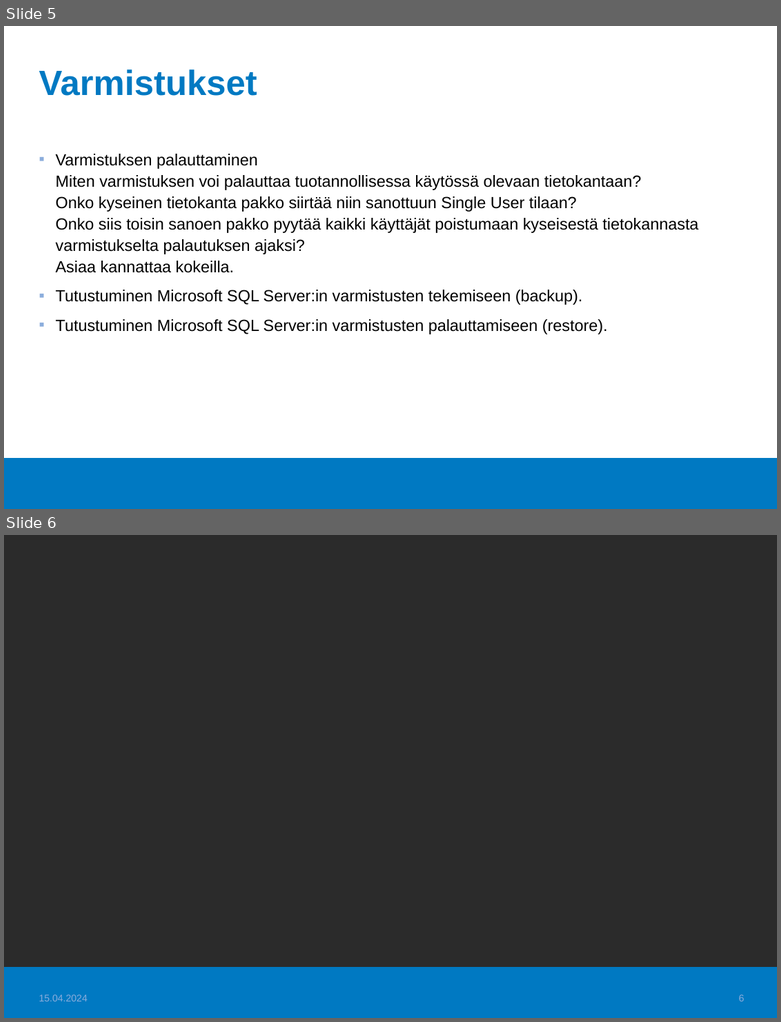
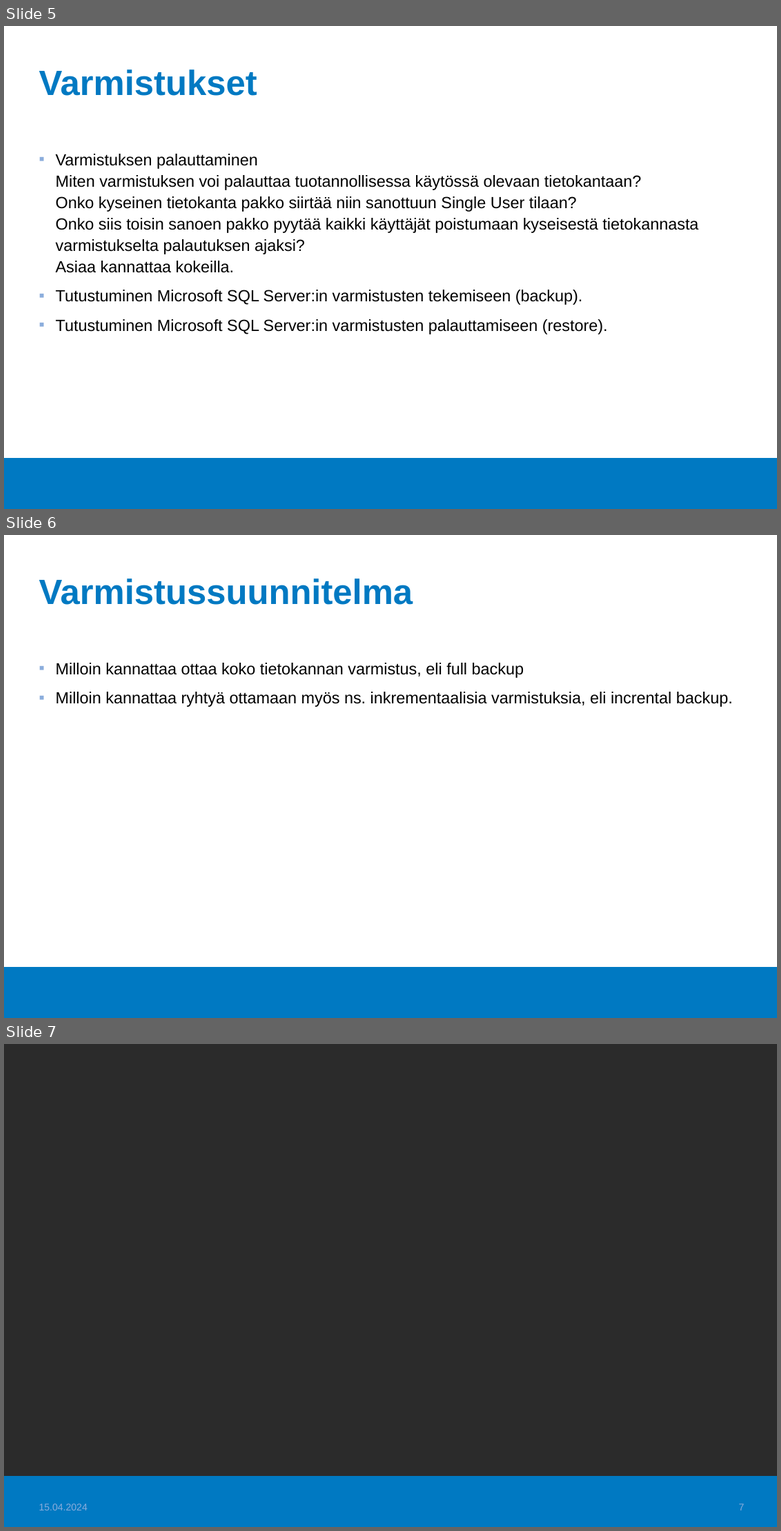
Before and after one commit to Tietokantahallinta/Tietokantahallinta.github.io, a slide deck: luennot/viikko04/Luentokalvot_04.odp. Shown one above the other, each under a label of ours: slides 5 and 6 before the commit, slides 5, 6 and 7 after it. The pictures are 781x1022 and 781x1531 pixels, drawn with LibreOffice and Linux fonts; fonts in the diff are those of the drawing; background and template pictures are left out; a plain dark background stands for a picture behind light text. Boxes give left, top, right and bottom in pixels: in the first picture for what was removed or moved away, otherwise in the second. Text is boxed around its words. In the diff, an @@ line names an element or a change of style, - is before the commit and + after.

```diff
--- a/luennot/viikko04/Luentokalvot_04.odp
+++ b/luennot/viikko04/Luentokalvot_04.odp
@@ slide 6 added at bbox=[4, 535, 777, 1018], background #FFFFFF; not listed: 1 template element that a slide beside it also shows @@
@@ title added at bbox=[39, 578, 413, 605], 36 pt, text #0079C2, bold @@
+Varmistussuunnitelma
@@ text added at bbox=[56, 663, 733, 707], 16.6 pt, text #000000 @@
+▪ Milloin kannattaa ottaa koko tietokannan varmistus, eli full backup
+▪ Milloin kannattaa ryhtyä ottamaan myös ns. inkrementaalisia varmistuksia, eli incrental backup.
@@ what was slide 6 is now slide 7 @@
@@ page number at bbox=[739, 1504, 744, 1510]: text changed @@
-6
+7
```
Also in this commit, not shown: 2 other files.
